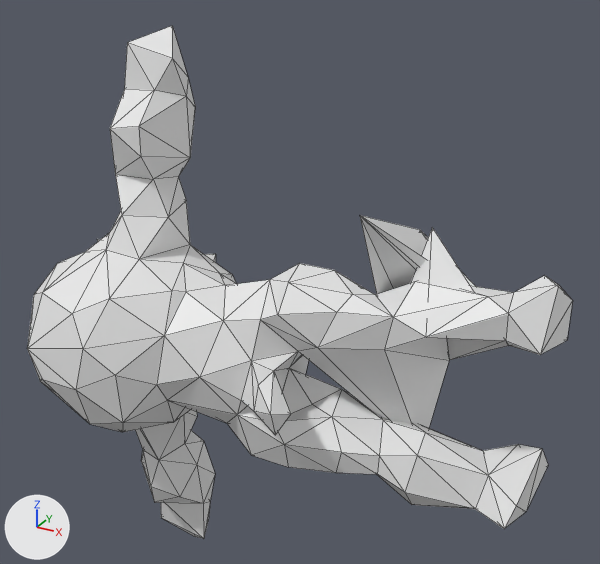
The OBJ model mesh_cnn/datasets/random_walks/T138.obj, before and after one commit.
Camera for both pictures: a 50 mm lens placed at (1.112, -1.651, 1.047), pointed at (0.134, 0.128, 0.158). The axes (+X, +Y, +Z) are drawn at lower left. The lights are the same throughout. Mesh edges are drawn as thin lines. Where no turn or scale is listed for an object, it has been applied to the vertices.

Names of what the first picture shows: 'T138'.
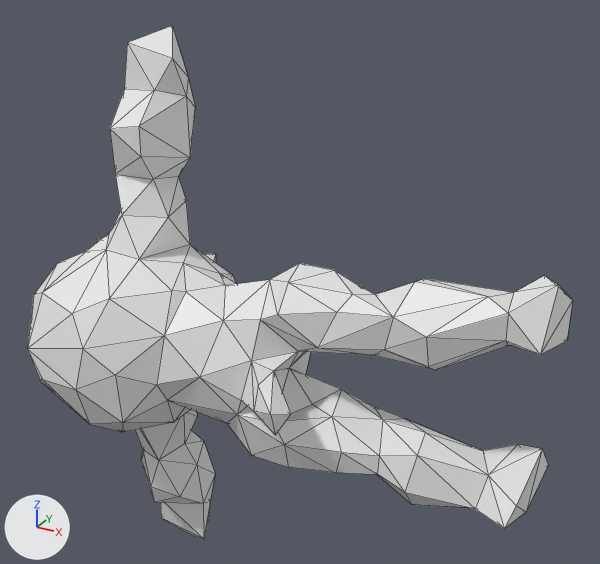
Location of each change, [x1, y1, x2, y2] in pixels of the pictures (600 x 564 px; the box of a moved part takes in the faces that stretch with it):
part 1 of me_t138, moved or reshaped
    before: [298, 215, 509, 428]
    after: [302, 337, 509, 370]

Diff of the bpy script that builds the scene:
```diff
--- a/mesh_cnn/datasets/random_walks/T138.obj.py
+++ b/mesh_cnn/datasets/random_walks/T138.obj.py
@@ me_t138 @@
 me_t138.from_pydata(...)  # 252 vertices, 500 faces; spans x -0.64..0.83, y -0.34..0.4, z -0.79..0.8
 # used by ob_t138; location = (0.0, 0.0, 0.0)
-me_t138.vertices[71].co = (0.51, 0.07, 0.4)  # pixel (432, 227)
-me_t138.vertices[75].co = (0.4, -0.09, 0.46)  # pixel (359, 215)
-me_t138.vertices[81].co = (0.45, 0.15, 0.36)  # pixel (419, 229)
-me_t138.vertices[82].co = (0.53, 0.22, -0.02)  # pixel (449, 360)
-me_t138.vertices[103].co = (0.52, 0.08, -0.22)
+# me_t138 part 1
+me_t138.vertices[71].co = (0.58, -0.08, 0.13)  # pixel (428, 366)
+me_t138.vertices[75].co = (0.53, 0.1, 0.18)
+me_t138.vertices[81].co = (0.62, 0.05, 0.12)
+me_t138.vertices[82].co = (0.58, -0.04, 0.1)  # pixel (435, 370)
+me_t138.vertices[103].co = (0.42, -0.02, 0.08)  # pixel (373, 355)
```
